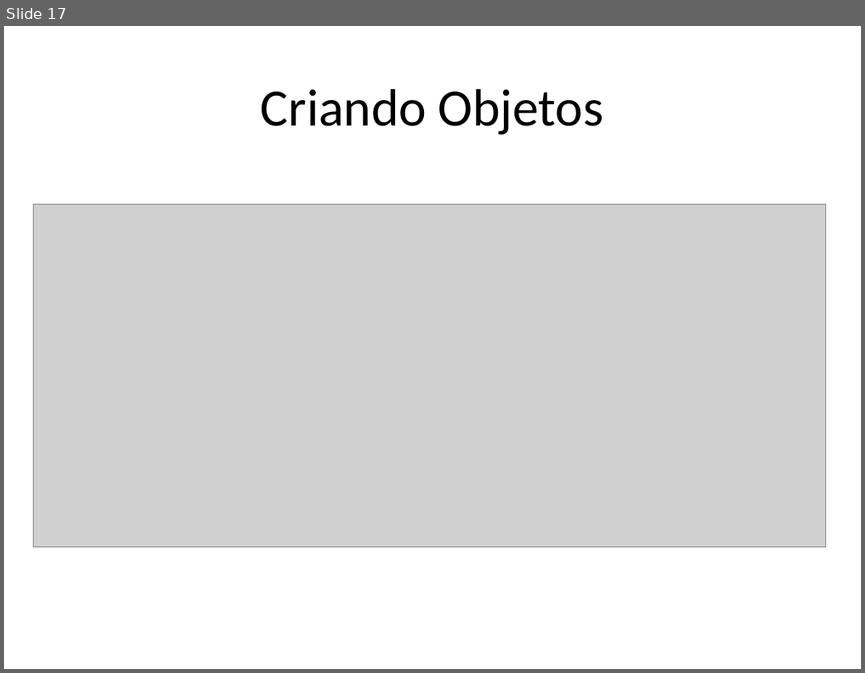
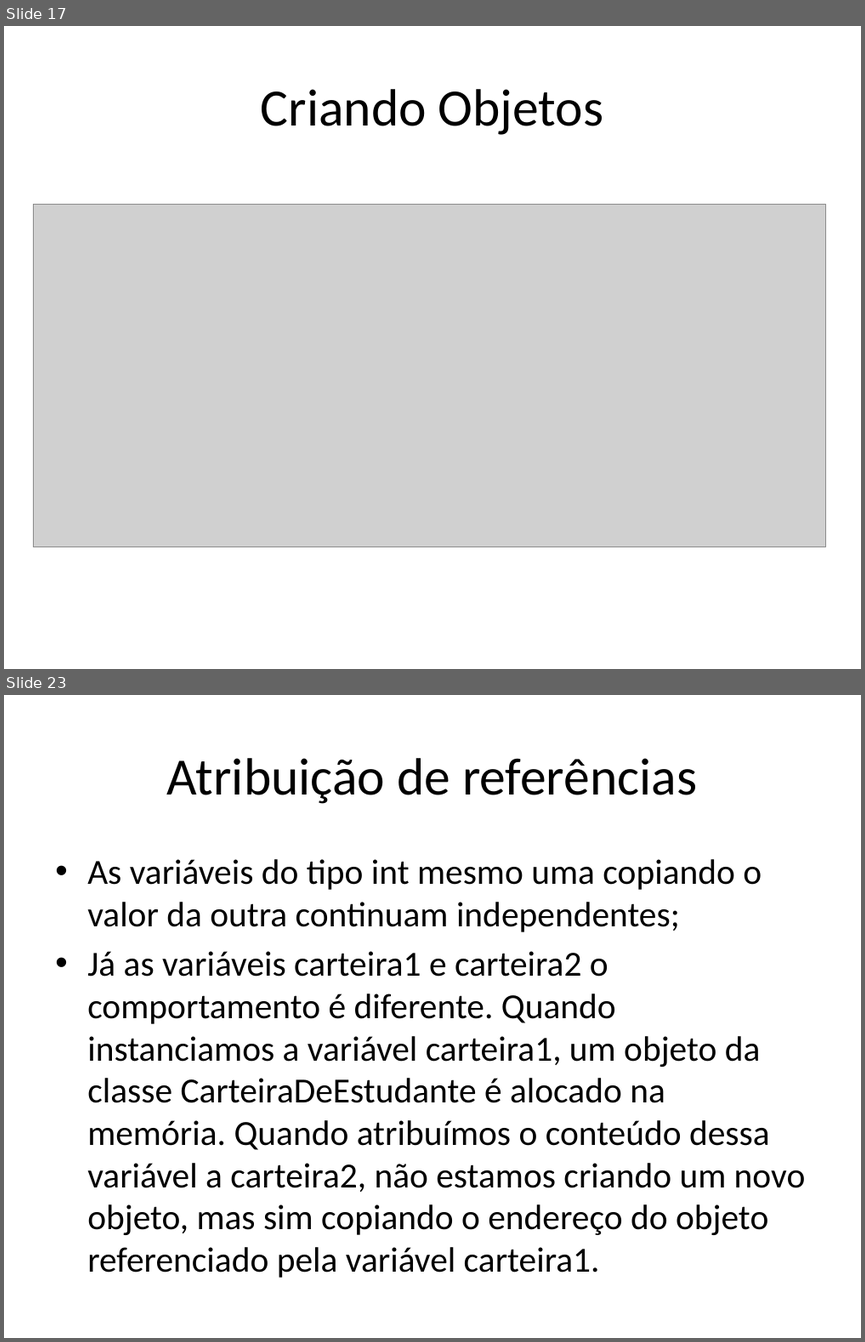
Before and after one commit to renanlessa/CursoJava, a slide deck: Documentos/Orientação a Objetos.pptx. Shown one above the other, each under a label of ours: slide 17 before the commit, slides 17 and 23 after it; the slides between them are not shown. The pictures are 865x673 and 865x1342 pixels, drawn with LibreOffice and Linux fonts; fonts in the diff are those of the drawing; grey boxes stand for pictures. Boxes give left, top, right and bottom in pixels: in the first picture for what was removed or moved away, otherwise in the second. Text is boxed around its words. In the diff, an @@ line names an element or a change of style, - is before the commit and + after.

```diff
--- a/Documentos/Orientação a Objetos.pptx
+++ b/Documentos/Orientação a Objetos.pptx
@@ slide 23 added at [4,695,861,1338], background #FFFFFF @@
@@ title added at [167,758,697,804], 44 pt, text #000000 @@
+Atribuição de referências
@@ text added at [87,859,806,1277], 29.6 pt, text #000000 @@
+• As variáveis do tipo int mesmo uma copiando o valor da outra continuam independentes;
+• Já as variáveis carteira1 e carteira2 o comportamento é diferente. Quando instanciamos a variável carteira1, um objeto da classe CarteiraDeEstudante é alocado na memória. Quando atribuímos o conteúdo dessa variável a carteira2, não estamos criando um novo objeto, mas sim copiando o endereço do objeto referenciado pela variável carteira1.
```
Also in this commit, not shown: 1 slide changed, 5 other slides added, 7 other files.
